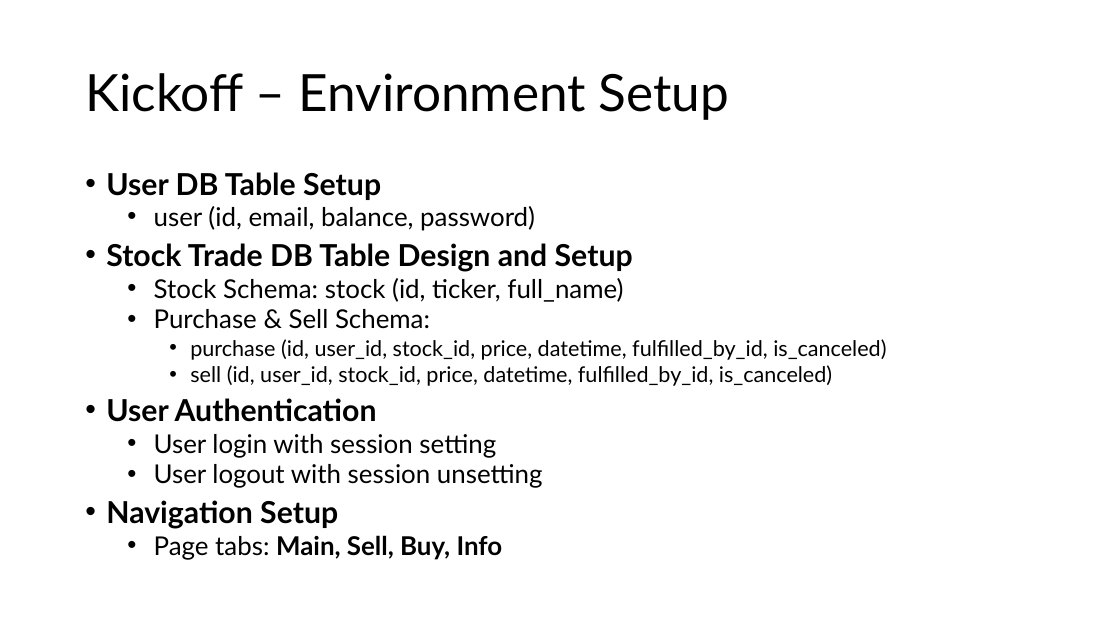
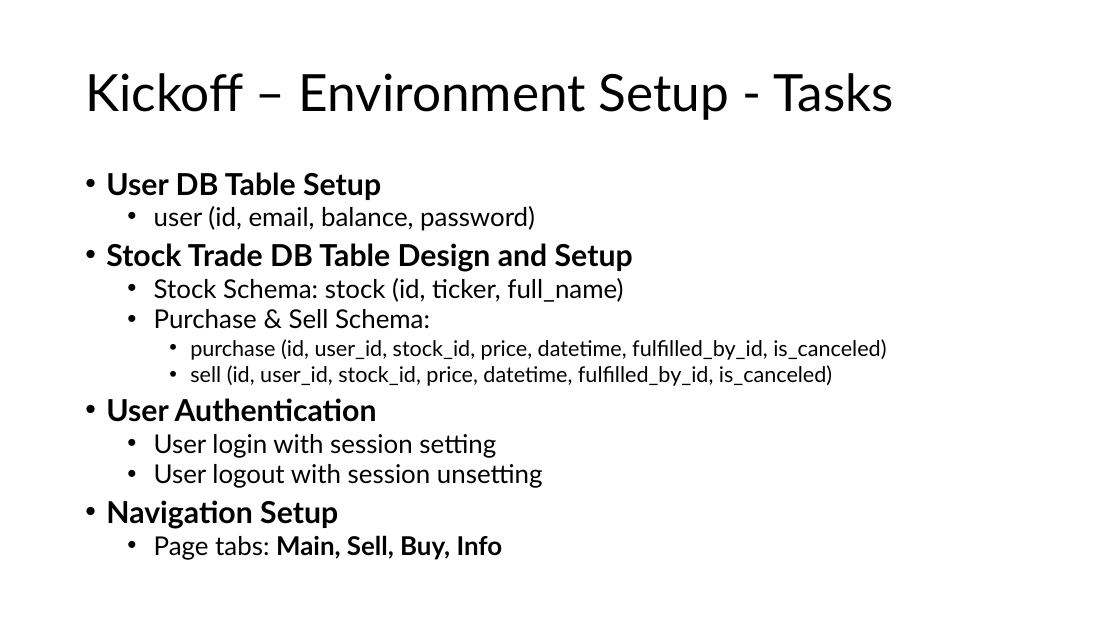
Before and after one commit to marcusdashoff/ist-303-team-c, a slide deck: slide 6 of Part C/Part C Presentation.pptx. Drawn at 1120x630 pixels with LibreOffice and Linux fonts; fonts in the diff are those of the drawing. Boxes give left, top, right and bottom in pixels: in the first picture for what was removed or moved away, otherwise in the second. Text is boxed around its words. In the diff, an @@ line names an element or a change of style, - is before the commit and + after.

```diff
--- a/Part C/Part C Presentation.pptx
+++ b/Part C/Part C Presentation.pptx
@@ title at (85, 73, 894, 120): text changed @@
-Kickoff – Environment Setup
+Kickoff – Environment Setup - Tasks
```
Also in this commit, not shown: 2 other slides changed, 1 other file.
